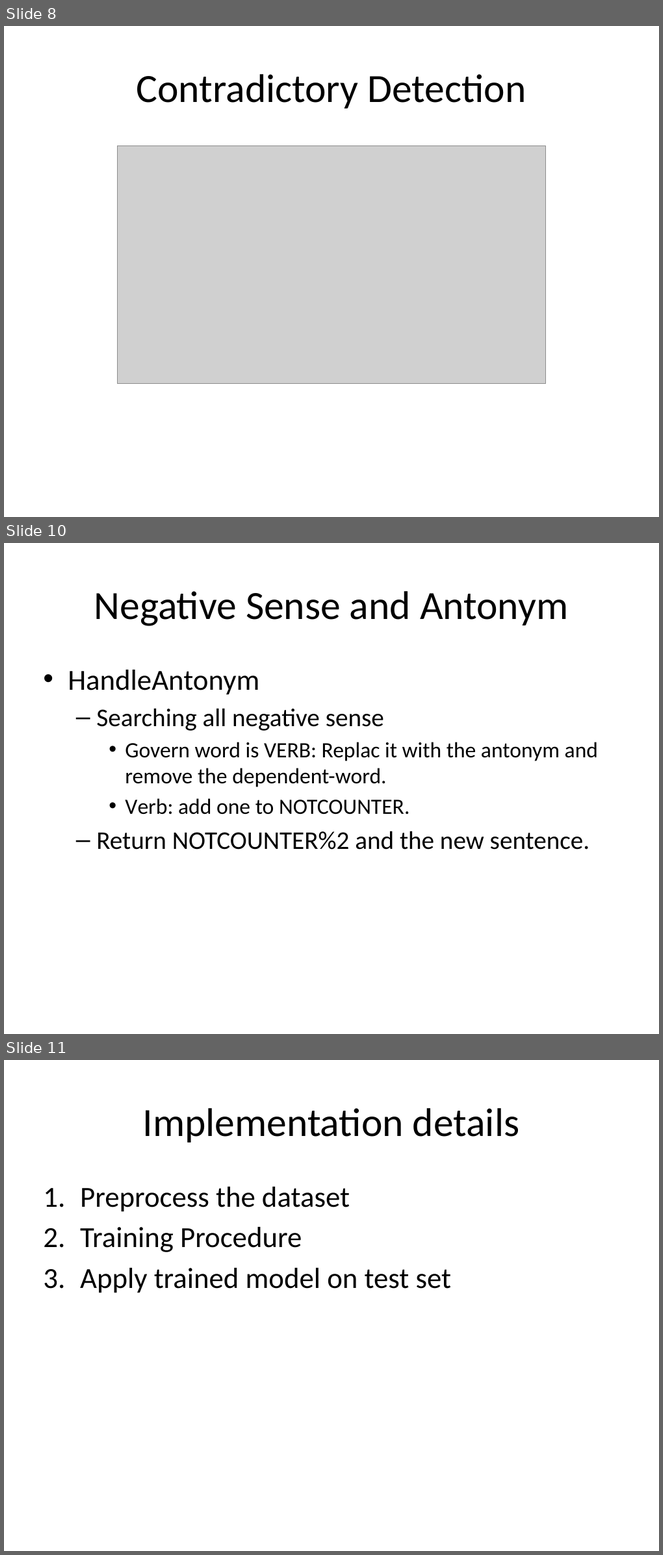
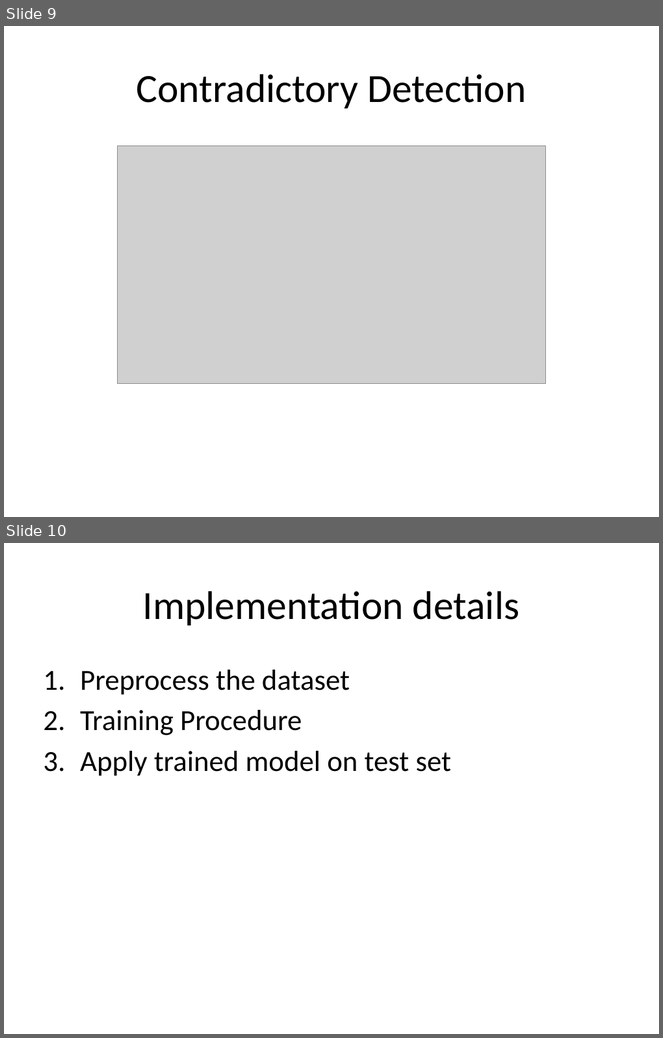
Before and after one commit to dx88968/SRA, a slide deck: Report/NLP.pptx. Shown one above the other, each under a label of ours: slides 8, 10 and 11 before the commit, slides 9 and 10 after it; the slides between them are not shown. The pictures are 663x1555 and 663x1038 pixels, drawn with LibreOffice and Linux fonts; fonts in the diff are those of the drawing; grey boxes stand for pictures. Boxes give left, top, right and bottom in pixels: in the first picture for what was removed or moved away, otherwise in the second. Text is boxed around its words. In the diff, an @@ line names an element or a change of style, - is before the commit and + after.

```diff
--- a/Report/NLP.pptx
+++ b/Report/NLP.pptx
@@ slide 10 removed at [4, 543, 659, 1034], background #FFFFFF @@
@@ title removed at [94, 591, 568, 626] @@
-Negative Sense and Antonym
@@ text removed at [68, 670, 598, 850] @@
-• HandleAntonym
-  – Searching all negative sense
-    • Govern word is VERB: Replac it with the antonym and remove the dependent-word.
-    • Verb: add one to NOTCOUNTER.
-  – Return NOTCOUNTER%2 and the new sentence.
@@ what was slide 8 is now slide 9 @@
@@ what was slide 11 is now slide 10 @@
```
Also in this commit, not shown: 3 slides changed, 1 other slide removed, 3 other files.
